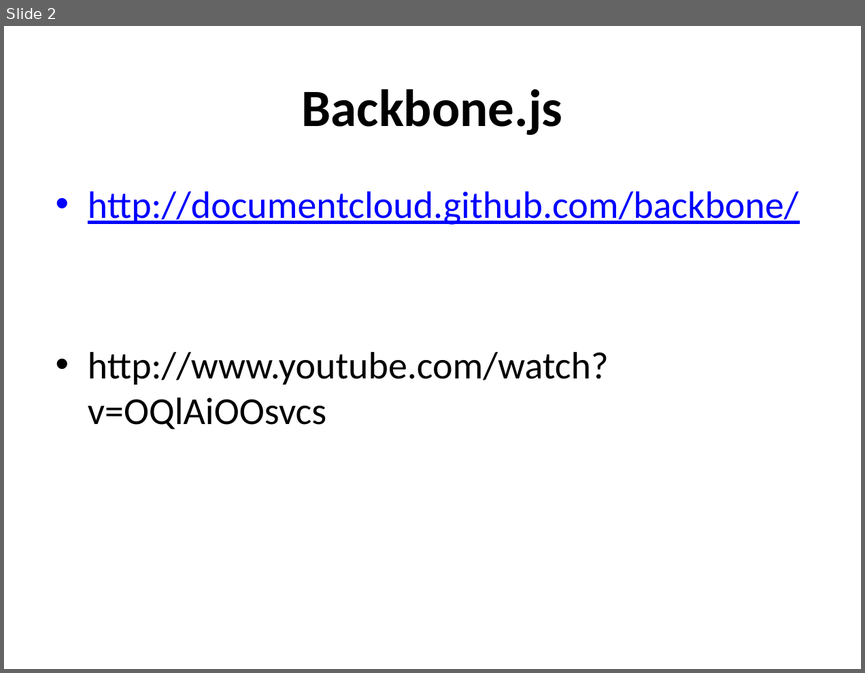
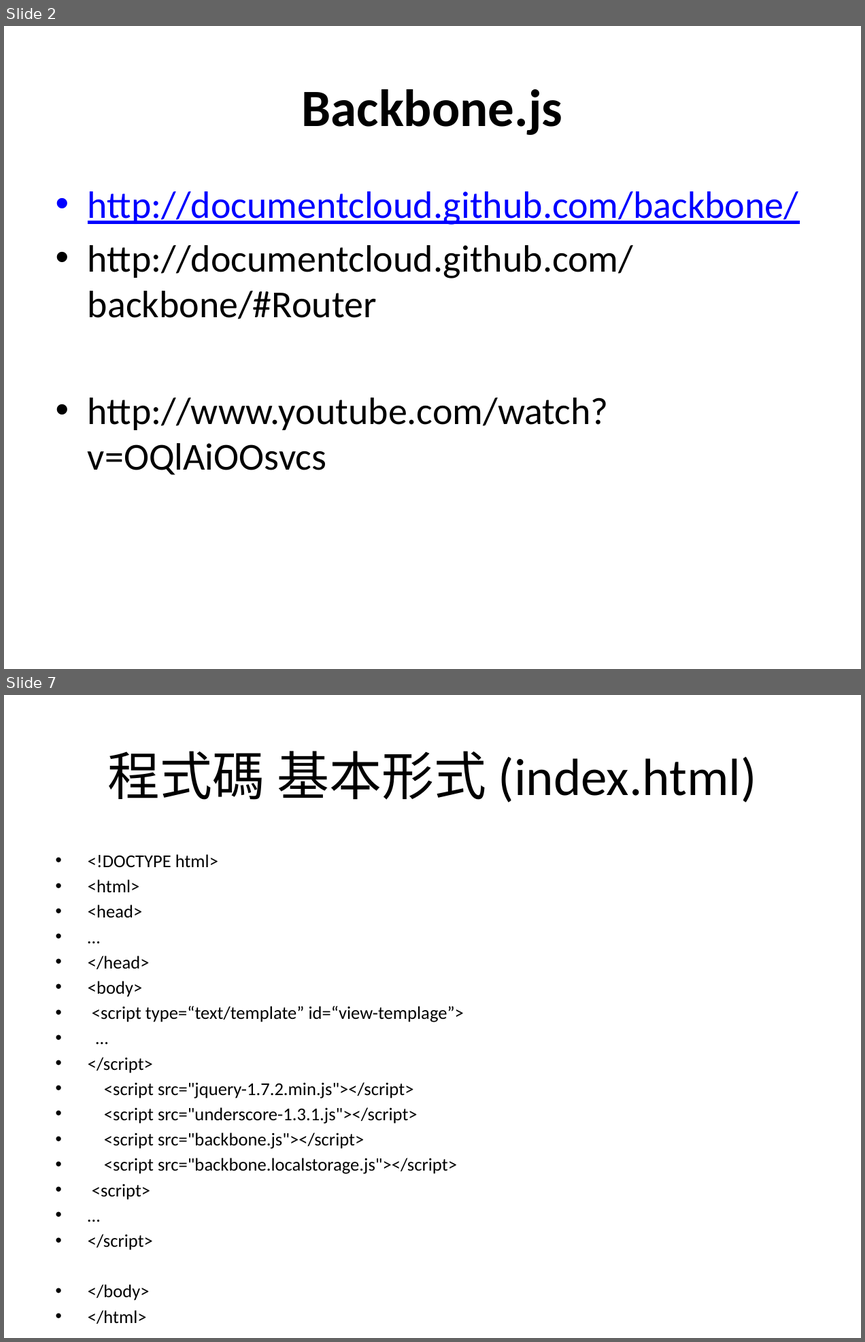
Before and after one commit to ggonzalez/caaweb, a slide deck: pages/backbone/新增 Microsoft PowerPoint 簡報.pptx. Shown one above the other, each under a label of ours: slide 2 before the commit, slides 2 and 7 after it; the slides between them are not shown. The pictures are 865x673 and 865x1342 pixels, drawn with LibreOffice and Linux fonts; fonts in the diff are those of the drawing. Boxes give left, top, right and bottom in pixels: in the first picture for what was removed or moved away, otherwise in the second. Text is boxed around its words. In the diff, an @@ line names an element or a change of style, - is before the commit and + after.

```diff
--- a/pages/backbone/新增 Microsoft PowerPoint 簡報.pptx
+++ b/pages/backbone/新增 Microsoft PowerPoint 簡報.pptx
@@ slide 7 added at <box>4,695,861,1338</box>, background #FFFFFF @@
@@ title added at <box>108,751,757,802</box>, 44 pt, text #000000 @@
+程式碼 基本形式 (index.html)
@@ text added at <box>88,854,464,1250</box>, 15.2 pt, text #000000 @@
+• <!DOCTYPE html>
+• <html>
+• <head>
+• …
+• </head>
+• <body>
+• <script type=“text/template” id=“view-templage”>
+• …
+• </script>
+• <script src="jquery-1.7.2.min.js"></script>
+• <script src="underscore-1.3.1.js"></script>
+• <script src="backbone.js"></script>
+• <script src="backbone.localstorage.js"></script>
+• <script>
+• …
+• </script>
+• </body>
+• </html>
@@ slide 2 changed as well @@
@@ text at <box>88,245,633,319</box>: paragraph added @@
+• http://documentcloud.github.com/backbone/#Router
```
Also in this commit, not shown: 5 other slides added, 6 other files.
